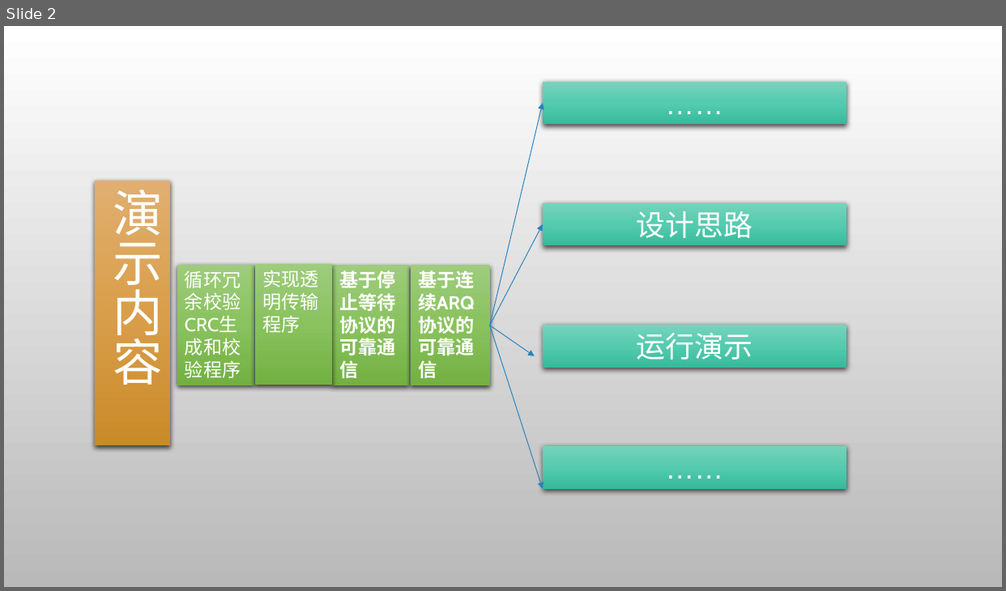
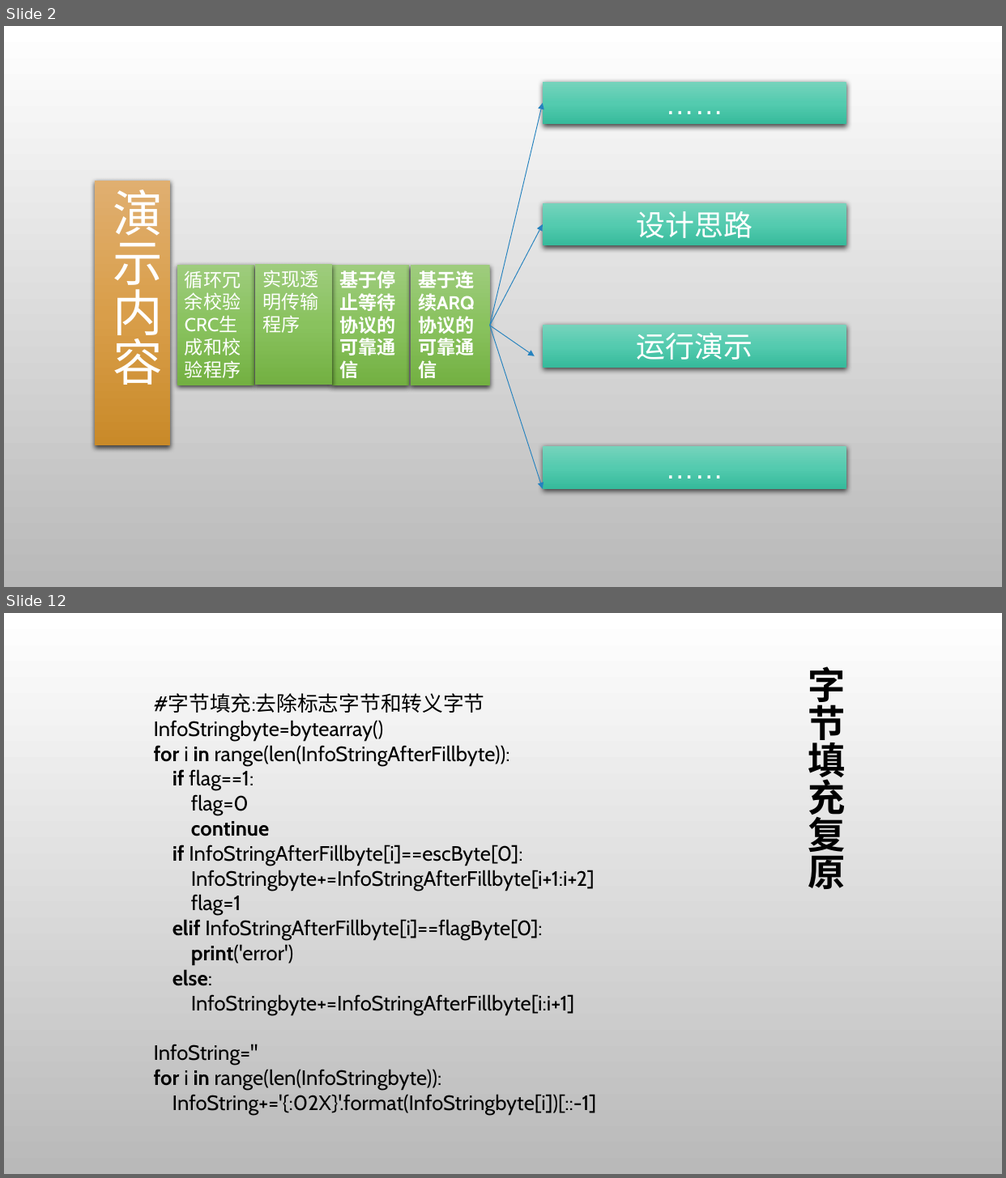
Before and after one commit to gcrth/computer_network, a slide deck: chapter3/ppt/ppt-chapter3.pptx. Shown one above the other, each under a label of ours: slide 2 before the commit, slides 2 and 12 after it; the slides between them are not shown. The pictures are 1006x591 and 1006x1178 pixels, drawn with LibreOffice and Linux fonts; fonts in the diff are those of the drawing; background and template pictures are left out. Boxes give left, top, right and bottom in pixels: in the first picture for what was removed or moved away, otherwise in the second. Text is boxed around its words. In the diff, an @@ line names an element or a change of style, - is before the commit and + after.

```diff
--- a/chapter3/ppt/ppt-chapter3.pptx
+++ b/chapter3/ppt/ppt-chapter3.pptx
@@ slide 12 added at (4, 613, 1002, 1174), background picture (left out) @@
@@ title added at (808, 666, 846, 889), 36 pt, text #000000, bold @@
+字节填充复原
@@ text added at (154, 694, 596, 1115), 20 pt, text #000000 @@
+#字节填充:去除标志字节和转义字节
+InfoStringbyte=bytearray()
+for i in range(len(InfoStringAfterFillbyte)):
+if flag==1:
+flag=0
+continue
+if InfoStringAfterFillbyte[i]==escByte[0]:
+InfoStringbyte+=InfoStringAfterFillbyte[i+1:i+2]
+flag=1
+elif InfoStringAfterFillbyte[i]==flagByte[0]:
+print('error')
+else:
+InfoStringbyte+=InfoStringAfterFillbyte[i:i+1]
+InfoString=''
+for i in range(len(InfoStringbyte)):
+InfoString+='{:02X}'.format(InfoStringbyte[i])[::-1]
```
Also in this commit, not shown: 2 slides changed, 27 other slides added, 2 slides removed.
